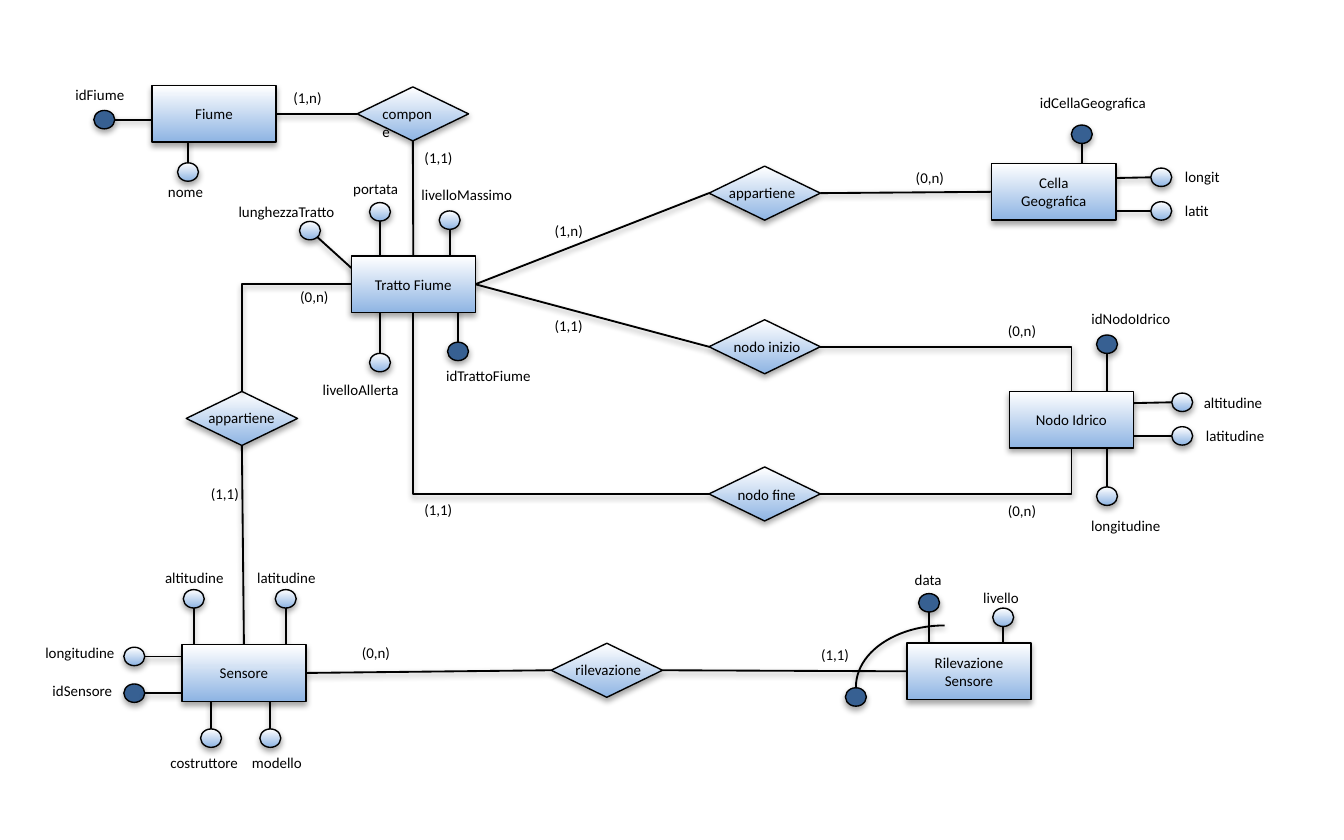
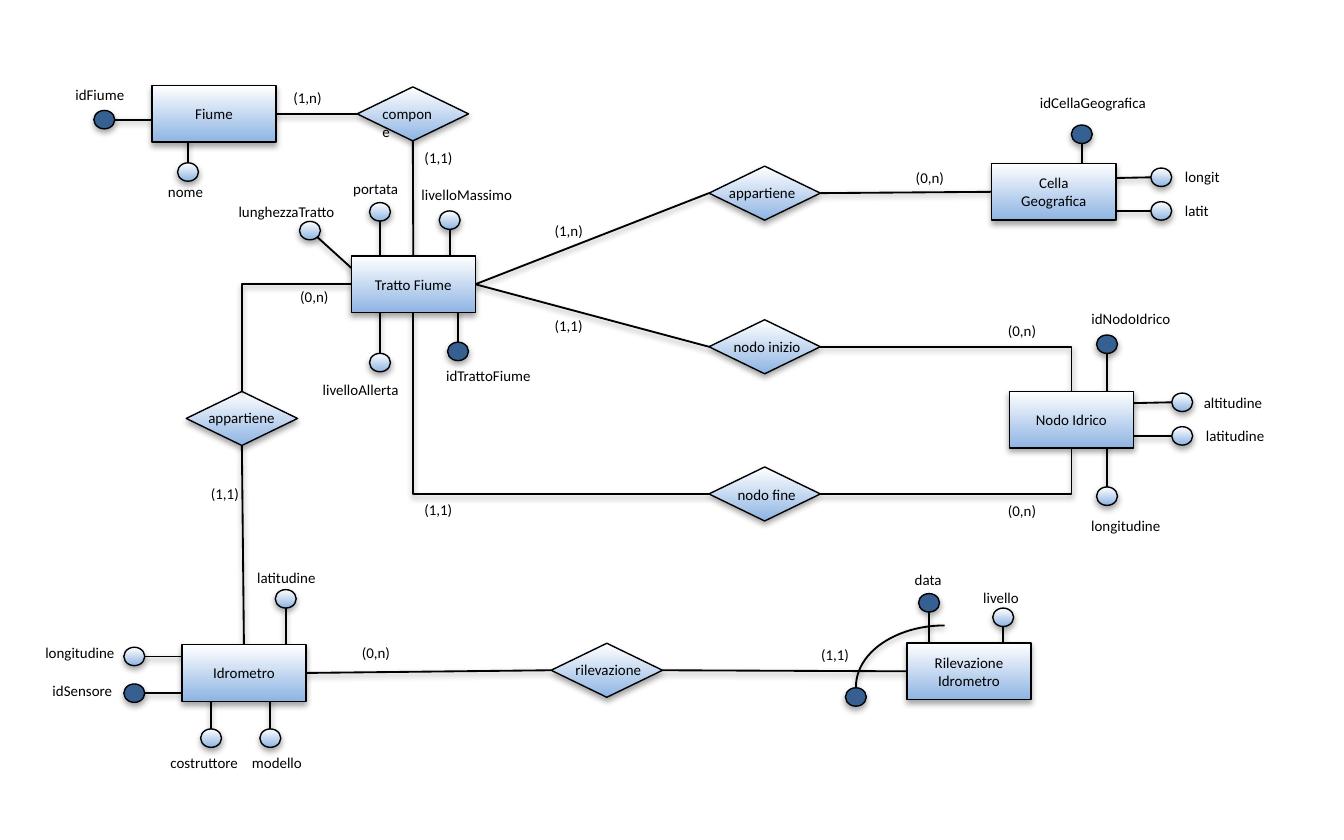
Before and after one commit to Stef23/MRVProject, a slide deck: slide 1 of E-R.pptx. Drawn at 1344x840 pixels with LibreOffice and Linux fonts; fonts in the diff are those of the drawing. Boxes give left, top, right and bottom in pixels: in the first picture for what was removed or moved away, otherwise in the second. Text is boxed around its words. In the diff, an @@ line names an element or a change of style, - is before the commit and + after.

```diff
--- a/E-R.pptx
+++ b/E-R.pptx
@@ text removed at [165, 572, 223, 583] @@
-altitudine
@@ ellipse removed at [183, 590, 204, 609] @@
@@ line removed from (194, 607) to (194, 653) @@
@@ text in rectangle at [935, 657, 1004, 686]: text changed @@
-Rilevazione Sensore
+Rilevazione Idrometro
@@ text in rectangle at [213, 667, 275, 678]: text changed @@
-Sensore
+Idrometro
```
Also in this commit, not shown: 2 other slides changed, 4 other files.
